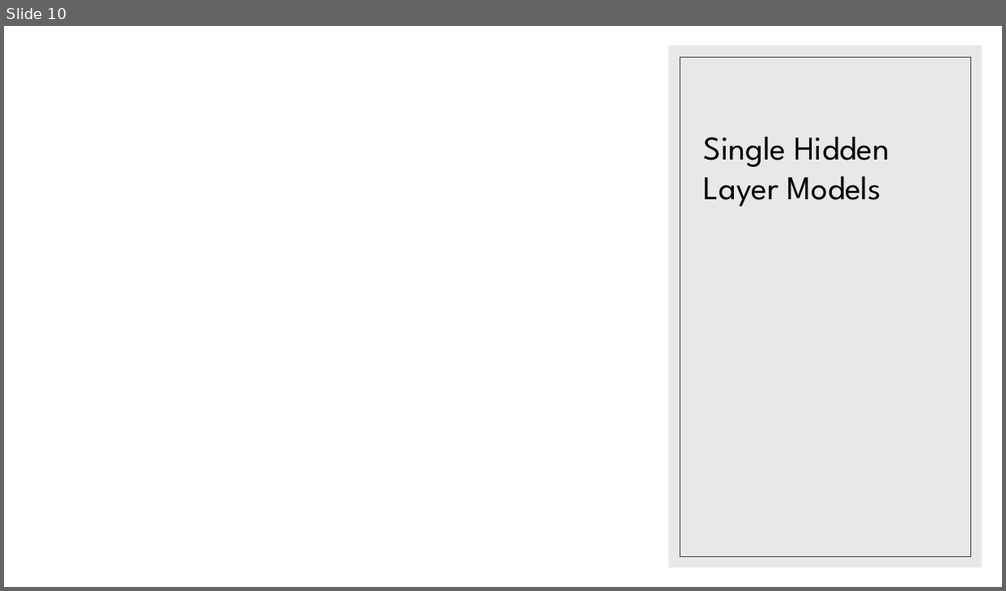
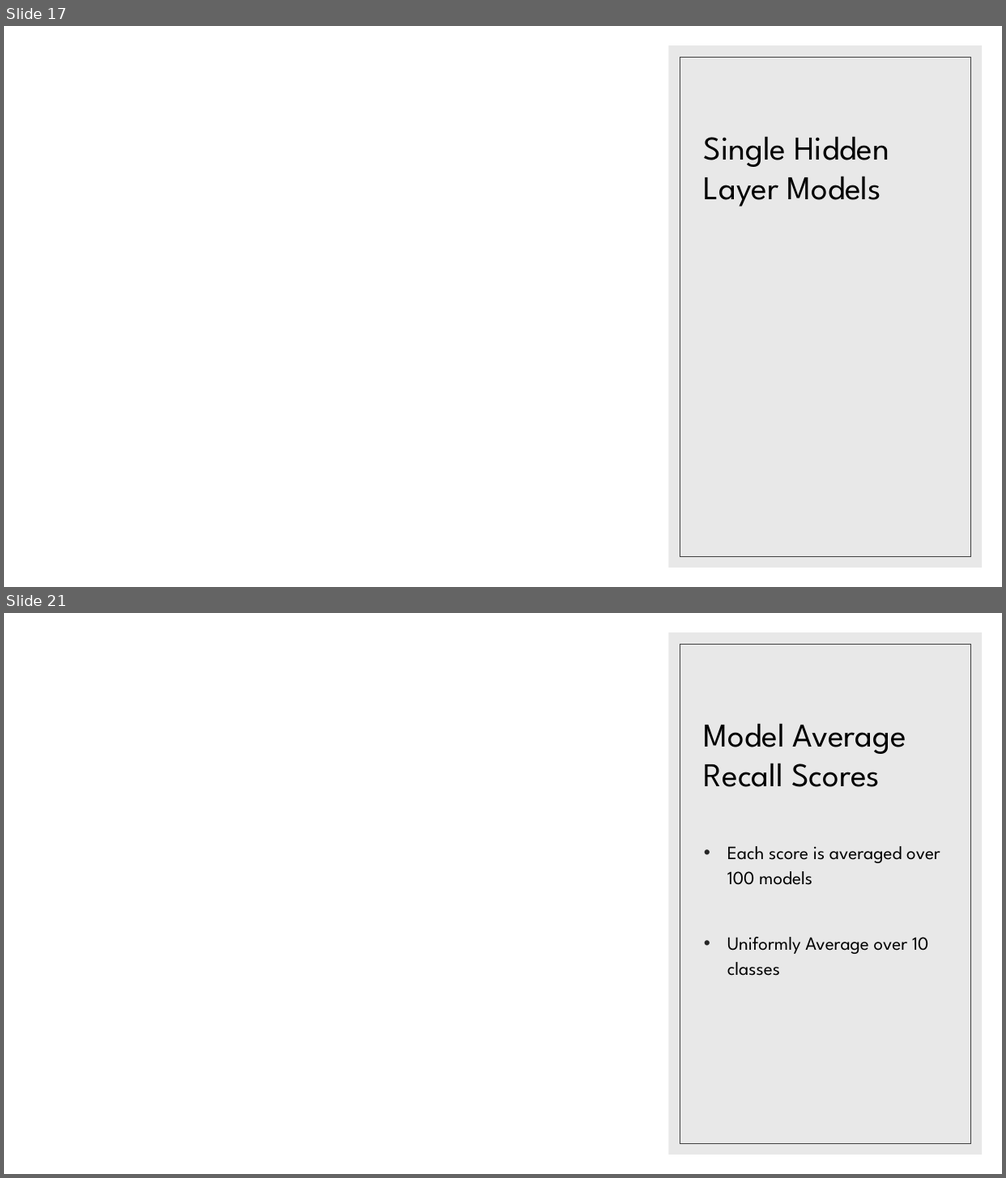
Before and after one commit to landonbuell/Convolutional-Neural-Networks, a slide deck: Presentations/14_04_2020/Modeling Attack Functions.pptx. Shown one above the other, each under a label of ours: slide 10 before the commit, slides 17 and 21 after it; the slides between them are not shown. The pictures are 1006x591 and 1006x1178 pixels, drawn with LibreOffice and Linux fonts; fonts in the diff are those of the drawing; grey boxes stand for pictures. Boxes give left, top, right and bottom in pixels: in the first picture for what was removed or moved away, otherwise in the second. Text is boxed around its words. In the diff, an @@ line names an element or a change of style, - is before the commit and + after.

```diff
--- a/Presentations/14_04_2020/Modeling Attack Functions.pptx
+++ b/Presentations/14_04_2020/Modeling Attack Functions.pptx
@@ slide 21 added at [4,613,1002,1174], background #FFFFFF; not listed: 2 template elements that a slide beside it also shows @@
@@ title added at [704,723,906,787], 32 pt, text #000000 @@
+Model Average Recall Scores
@@ text added at [727,846,940,976], 18 pt, text #000000 @@
+• Each score is averaged over 100 models
+• Uniformly Average over 10 classes
@@ what was slide 10 is now slide 17 @@
```
Also in this commit, not shown: 12 other slides added, 2 other files.
